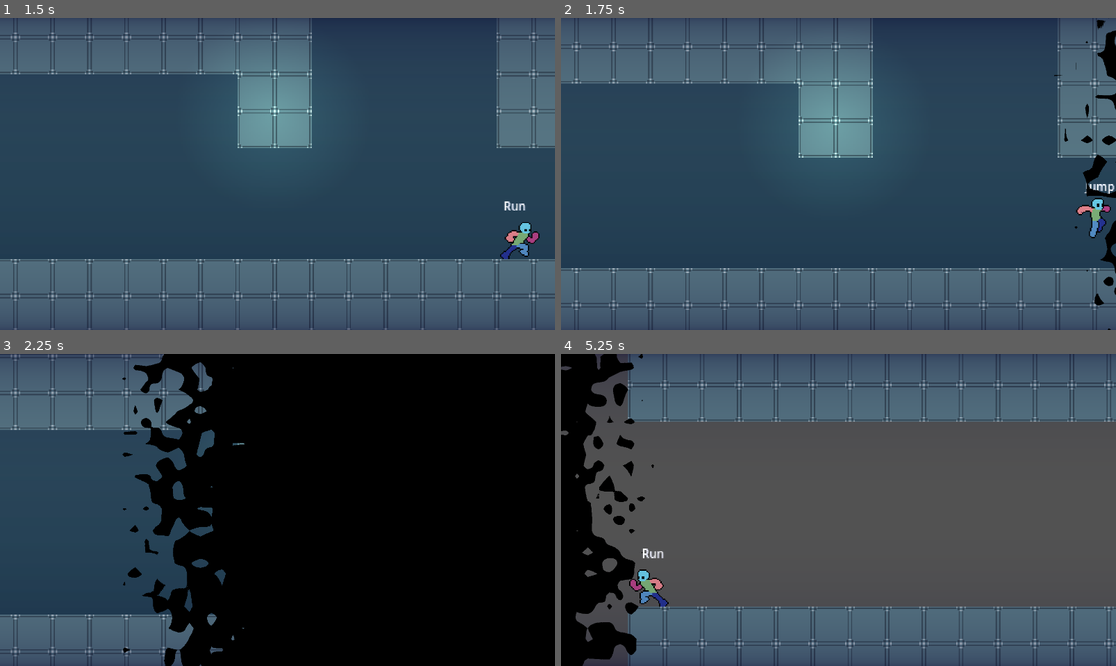
Above: before the commit, frames 1-4 (two rows, left to right).
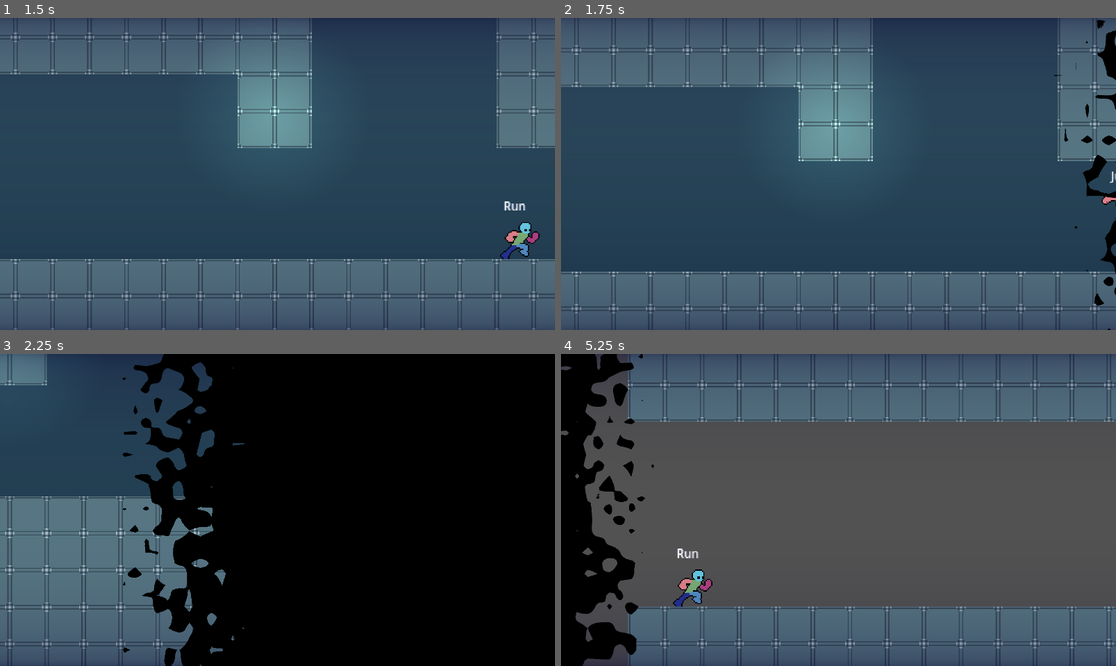
Above: after the commit, the same moments.

Repository: TianJunShi1/harry-forge
Game: Godot game, scene res://main.tscn
The game is run twice, just before and just after one commit, with the same random seed, the same clock (stepped at 60 frames per second) and the same inputs.
Inputs (mouse positions are in pixels of both pictures, inside the frame that each line leads up to):
- Up to frame 1 (1.5 s): move the mouse to (399, 158) at 0.52 s; hold D (right) from 0.53 s (still down); tap E (action) at 0.6 s; tap Space (jump) at 0.77 s; move the mouse to (166, 189) at 1.27 s; tap Shift (run) at 1.35 s
- Up to frame 2 (1.75 s): keep holding D (right); tap Space (jump) at 1.52 s
- Up to frame 3 (2.25 s): move the mouse to (333, 441) at 2.02 s; release D (right) at 2.03 s; hold A (left) from 2.03 s (still down); tap E (action) at 2.1 s
- Up to frame 4 (5.25 s): move the mouse to (810, 572) at 2.77 s; release A (left) at 2.78 s; hold D (right) 2.78-4.28 s; tap Shift (run) at 2.85, 4.35 s; tap Space (jump) at 3.02, 3.77, 4.52 s; move the mouse to (1005, 556) at 3.52 s; tap E (action) at 3.6, 5.1 s; move the mouse to (672, 463) at 4.27 s; hold A (left) 4.28-5.03 s; move the mouse to (866, 510) at 5.02 s; hold D (right) from 5.03 s (still down)

Frame 1 is identical in both runs. In frame 2, 4.2% of the frame differs, in the area x 0-100%, y 7-95%; in frame 3, 18%, in the area x 0-45%, y 0-100%; in frame 4, 1.0%.

Commit message:
feat: 转场淡出期间玩家保持移动（Celeste 风格）
原先在 fade-out 开始前就冻结玩家，导致 AnimatedSprite2D 继续播放跑步动画
而身体不动的违和感。改为仅保留玩家引用，淡出完成（屏幕全黑）后再冻结，
玩家在溶解转场期间自然继续行走，与关卡画面一起消融。

https://claude.ai/code/session_01Nep7k7bm9abyPcpCngC5Ws

Diff:
--- a/general/scripts/level_manager.gd
+++ b/general/scripts/level_manager.gd
@@ -57,19 +57,20 @@
 	if _fade_rect and _fade_rect.material is ShaderMaterial:
 		(_fade_rect.material as ShaderMaterial).set_shader_parameter(&"direction", direction)
 
-	# 冻结当前关卡的玩家：物理 + process + 输入全部停掉，
-	# 防止 fade out 黑屏期间继续移动、掉落或推进状态机。
+	# 找到旧玩家引用，但不立刻冻结——让其在淡出期间继续自然移动（Celeste 风格）。
+	var old_player := _find_player_in_current_level()
+
+	# Fade out：游戏画面 → 黑屏，玩家保持正常移动
+	var fade_out := create_tween()
+	fade_out.tween_method(_set_transition_factor, 0.0, 1.0, fade_duration)
+	await fade_out.finished
+
+	# 屏幕完全变黑后才冻结旧玩家，防止关卡切换期间产生额外物理帧。
 	# 旧 Player 之后随关卡 queue_free，不需要恢复。
-	var old_player := _find_player_in_current_level()
-	if old_player:
+	if is_instance_valid(old_player):
 		old_player.set_physics_process(false)
 		old_player.set_process(false)
 		old_player.set_process_unhandled_input(false)
-
-	# Fade out：游戏画面 → 黑屏
-	var fade_out := create_tween()
-	fade_out.tween_method(_set_transition_factor, 0.0, 1.0, fade_duration)
-	await fade_out.finished
 
 	# 快照：记录旧玩家朝向，供落点没有强制 facing 时恢复
 	var flip_h_snapshot: bool = false
